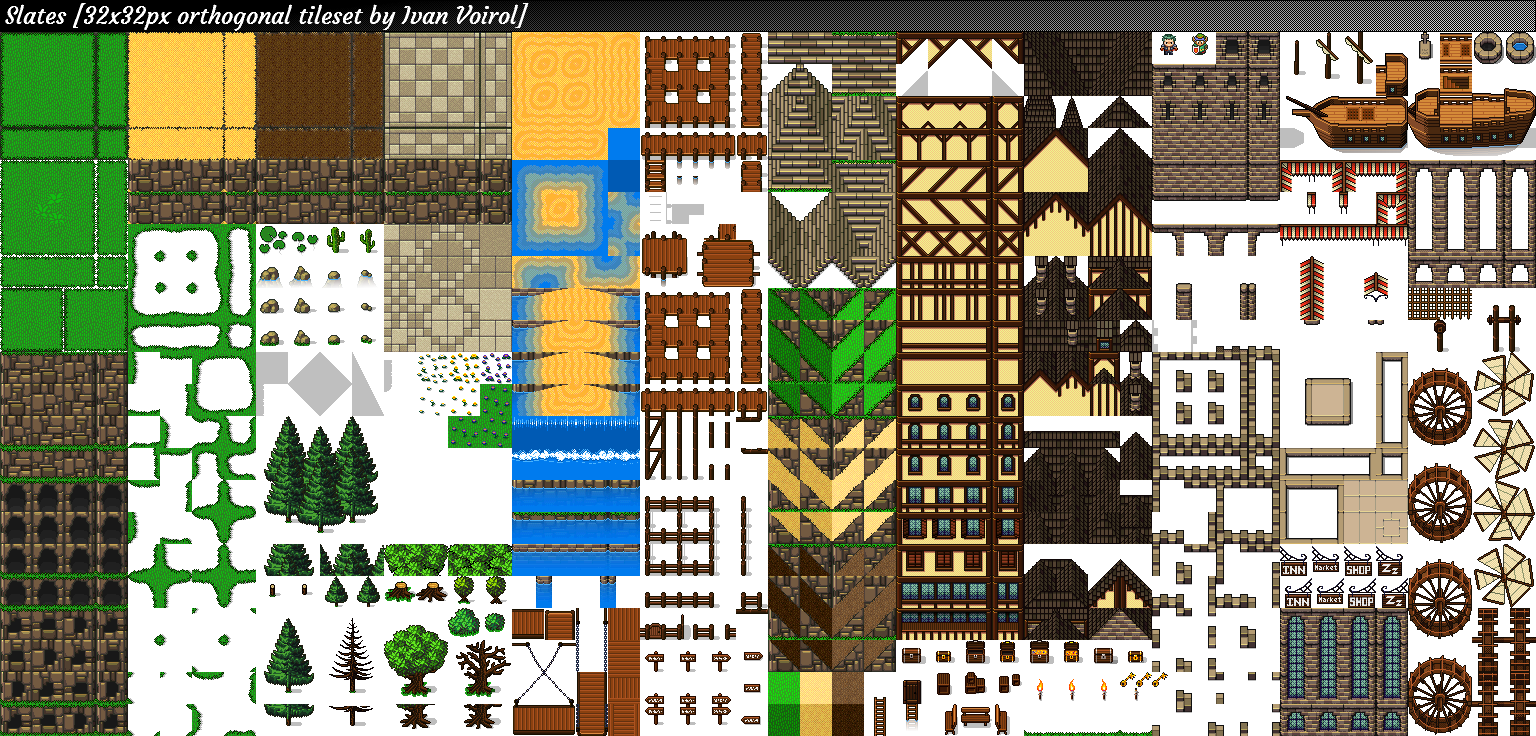
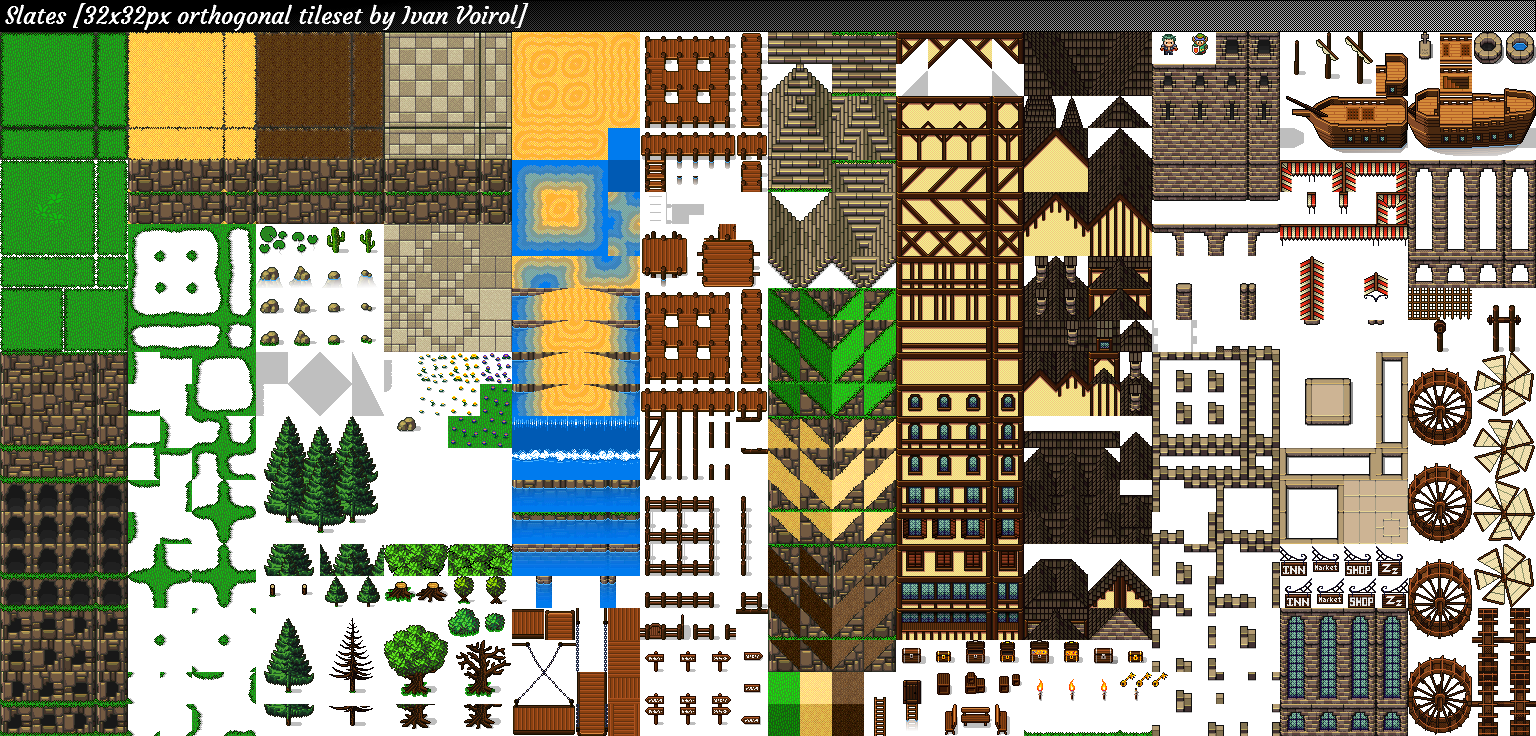
Two versions of the same layered image (w=1536, h=736). Layer-by-layer changes:
added layer "Layer 42" above "Layer 33" over (397, 417, 421, 432)
